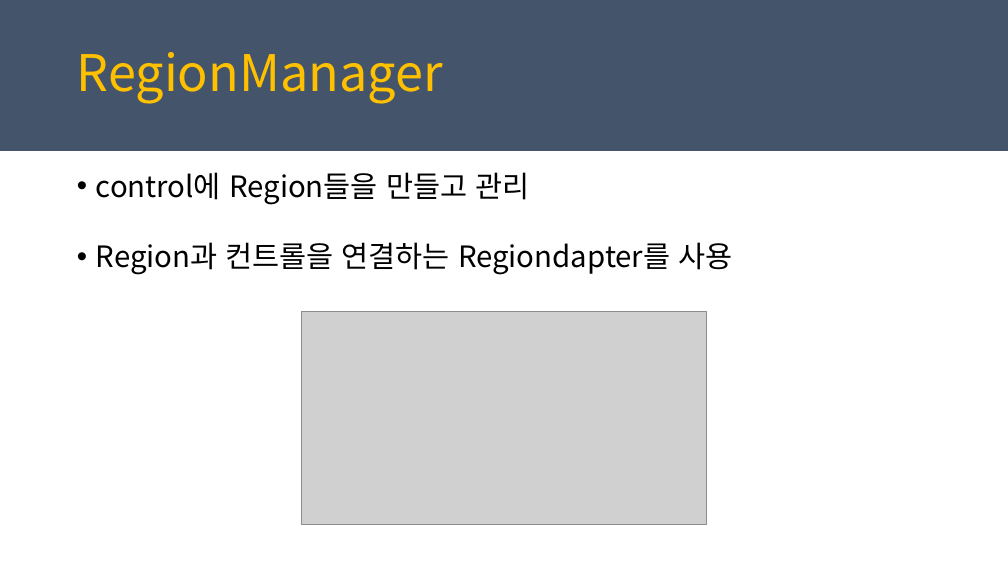
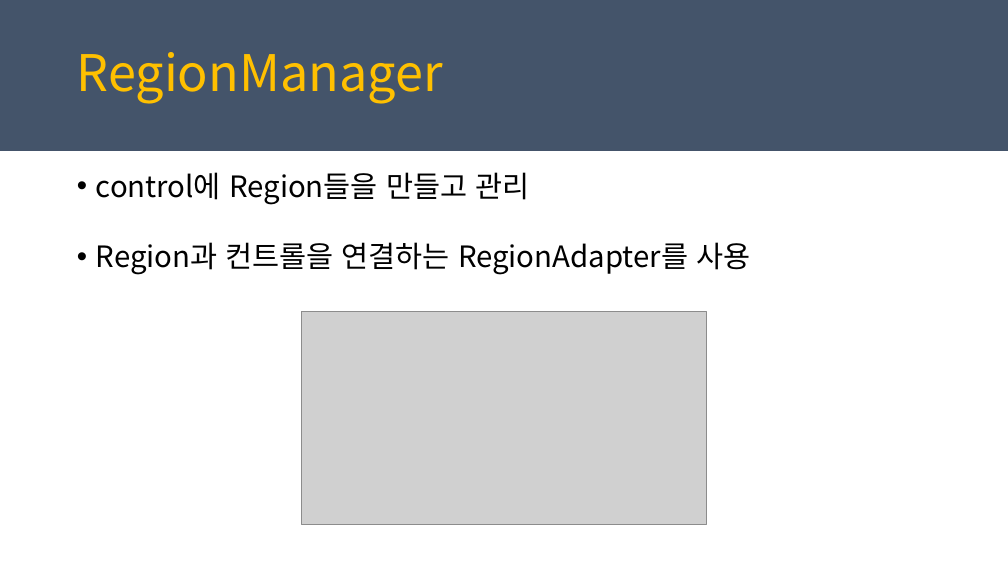
Before and after one commit to juniair/Summary-PPT, a slide deck: slide 17 of PRISM_최종.pptx. Drawn at 1008x567 pixels with LibreOffice and Linux fonts; fonts in the diff are those of the drawing; grey boxes stand for pictures. Boxes give left, top, right and bottom in pixels: in the first picture for what was removed or moved away, otherwise in the second. Text is boxed around its words. In the diff, an @@ line names an element or a change of style, - is before the commit and + after.

```diff
--- a/PRISM_최종.pptx
+++ b/PRISM_최종.pptx
@@ text at [96, 242, 750, 275]: text changed @@
-• Region과 컨트롤을 연결하는 Regiondapter를 사용
+• Region과 컨트롤을 연결하는 RegionAdapter를 사용
```
Also in this commit, not shown: 2 other slides changed.
